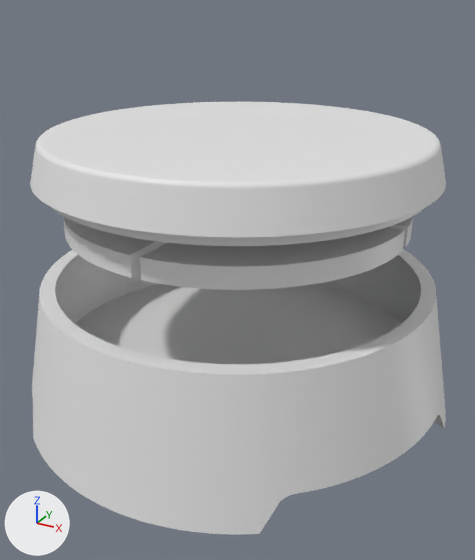
An edit to the Blender file casing/pod.blend, drawn before and after from the same camera.
The view is the same before and after, from a 50 mm camera at (62.9, -114.5, 68.0) aimed at (2.2, -4.3, 12.9). Lighting does not change. The marker at lower left points along +X, +Y and +Z.

In view in the first picture: 'Body', 'Bottom', 'Bottom.001', 'Top'.
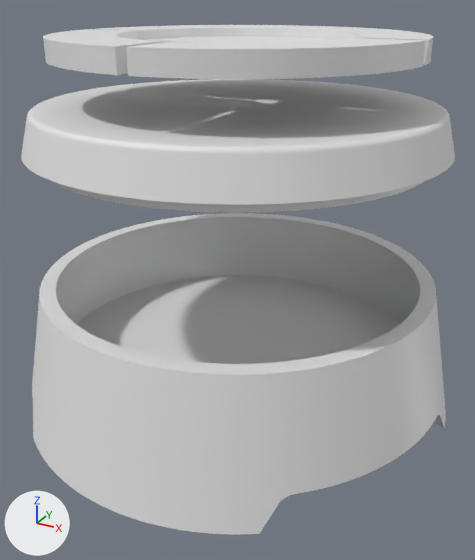
Not drawn themselves, but carrying or shaping drawn objects: ob_side_cutout, ob_side_cutout_001, ob_cylinder_cutout, ob_cylinder_top_cut, ob_cylinder_inside_top_cut, ob_cylinder_inside_top_cut_001.

The change, as JSON lines over the scene's bpy script:
```json
{"op": "set", "path": "ob_side_cutout.location", "old": "(0.0, -24.28, 26.54)", "new": "(0.0, -24.28, 58.85)"}
{"op": "set", "path": "ob_side_cutout_001.location", "old": "(25.97, -0.0304, 26.03)", "new": "(25.97, -0.0304, 58.35)"}
{"op": "set", "path": "ob_bottom_001.location", "old": "(0.0, 0.0, 26.4)", "new": "(0.0, 0.0, 58.7)"}
{"op": "set", "path": "ob_cylinder_cutout.scale", "old": "(0.476, 0.476, 0.75)", "new": "(0.474, 0.474, 0.75)"}
{"op": "set", "path": "ob_top.location", "old": "(0.0, 0.0, 33.1)", "new": "(0.0, 0.0, 38.4)"}
{"op": "set", "path": "ob_top.scale", "old": "(0.48, 0.48, 0.485)", "new": "(0.491, 0.491, 0.485)"}
{"op": "set", "path": "ob_cylinder_top_cut.location", "old": "(0.0, 0.0, 25.13)", "new": "(0.0, 0.0, 30.4)"}
{"op": "set", "path": "ob_cylinder_inside_top_cut.location", "old": "(0.0, 0.0, 35.43)", "new": "(0.0, 0.0, 40.69)"}
{"op": "set", "path": "ob_cylinder_inside_top_cut_001.location", "old": "(0.0, 0.0, 35.43)", "new": "(0.0, 0.0, 40.69)"}
```

Location of each change, [x1, y1, x2, y2] in pixels of the pictures (475 x 560 px):
```json
{"object": "Body", "change": "reshaped", "before": [32, 249, 446, 535], "after": [32, 213, 446, 535]}
{"object": "Top", "change": "moved, rescaled", "before": [30, 102, 446, 246], "after": [21, 79, 455, 213], "on screen": "7% shorter"}
{"object": "Bottom.001", "change": "moved", "before": [63, 217, 413, 290], "after": [43, 25, 433, 79]}
```
